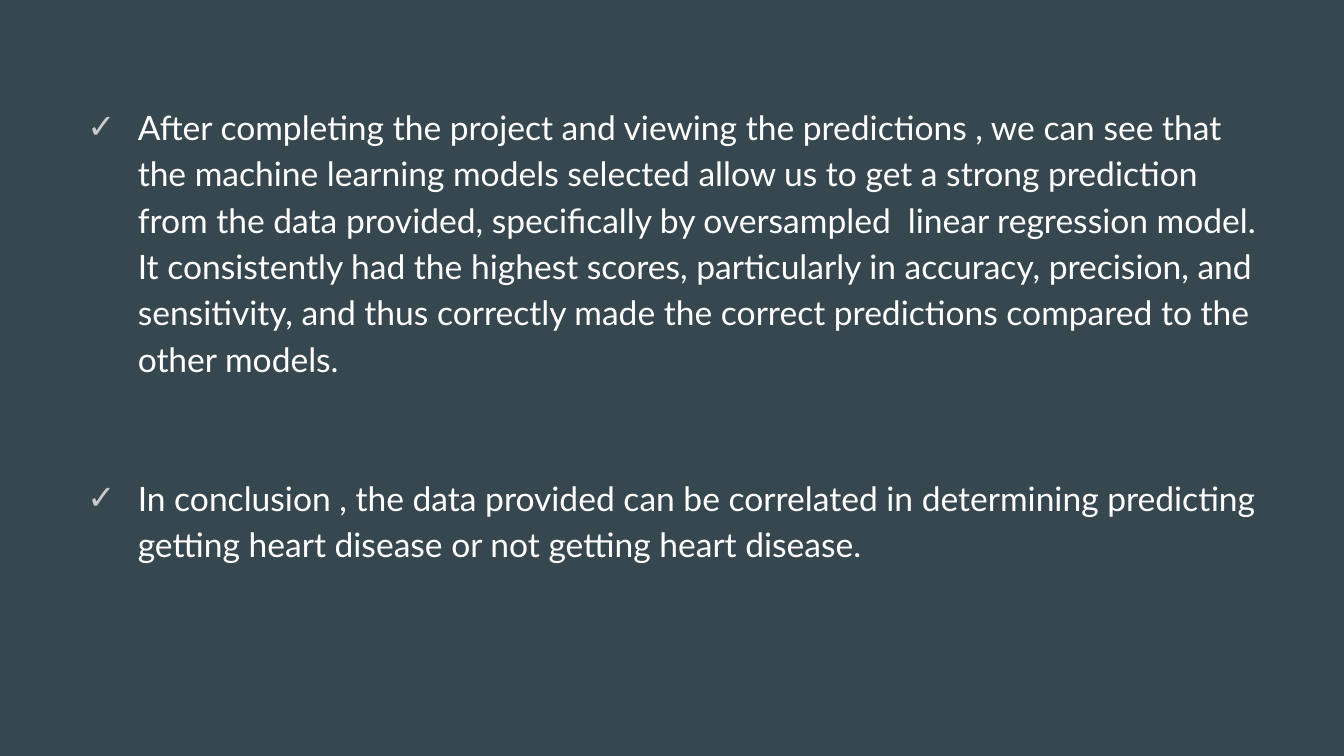
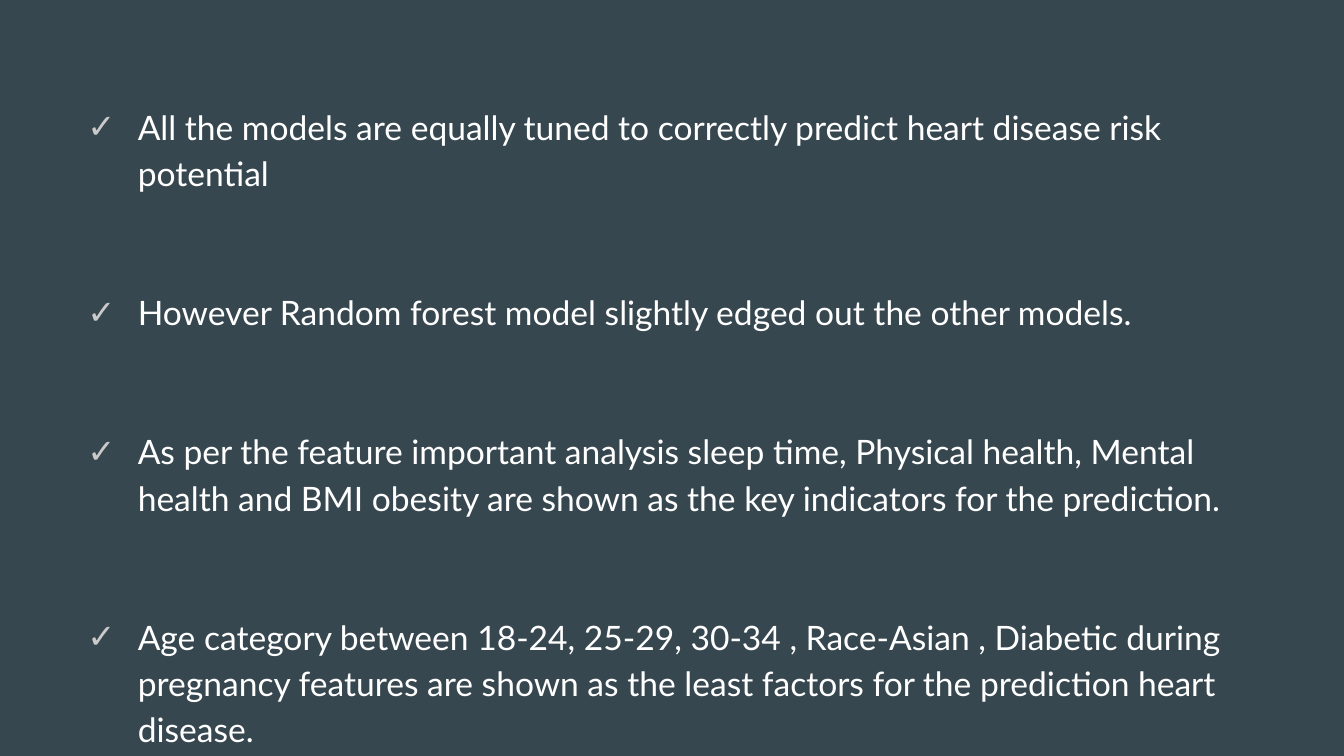
Before and after one commit to apombo90/Predicting_Heart_Disease, a slide deck: slide 25 of Final Project - Group 7.pptx. Drawn at 1344x756 pixels with LibreOffice and Linux fonts; fonts in the diff are those of the drawing. Boxes give left, top, right and bottom in pixels: in the first picture for what was removed or moved away, otherwise in the second. Text is boxed around its words. In the diff, an @@ line names an element or a change of style, - is before the commit and + after.

```diff
--- a/Final Project - Group 7.pptx
+++ b/Final Project - Group 7.pptx
@@ text at box(138, 115, 1220, 743): text changed @@
-✓ After completing the project and viewing the predictions , we can see that the machine learning models selected allow us to get a strong prediction from the data provided, specifically by oversampled linear regression model. It consistently had the highest scores, particularly in accuracy, precision, and sensitivity, and thus correctly made the correct predictions compared to the other models.
-✓ In conclusion , the data provided can be correlated in determining predicting getting heart disease or not getting heart disease.
+✓ All the models are equally tuned to correctly predict heart disease risk potential
+✓ However Random forest model slightly edged out the other models.
+✓ As per the feature important analysis sleep time, Physical health, Mental health and BMI obesity are shown as the key indicators for the prediction.
+✓ Age category between 18-24, 25-29, 30-34 , Race-Asian , Diabetic during pregnancy features are shown as the least factors for the prediction heart disease.
```
Also in this commit, not shown: 2 other slides changed.
